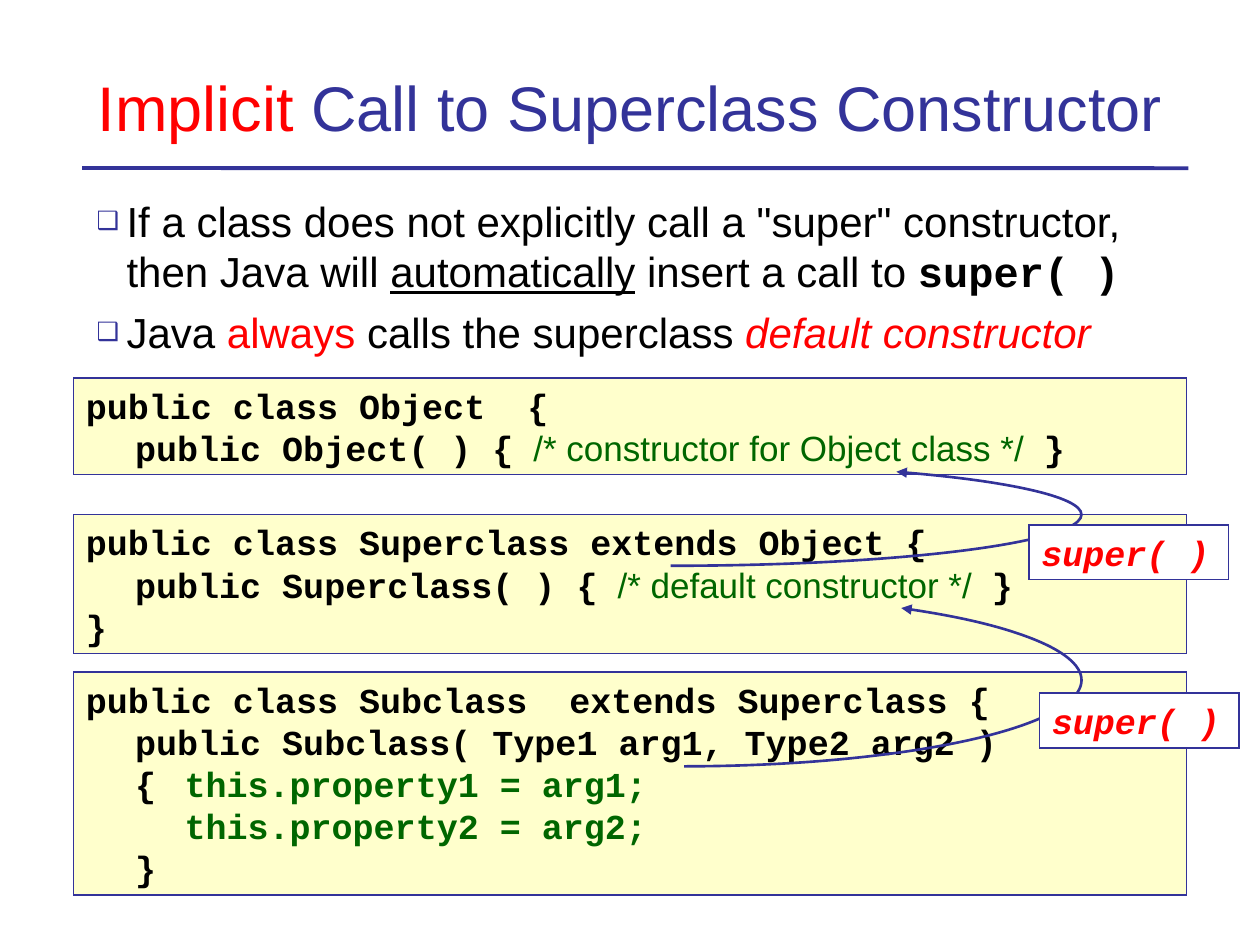
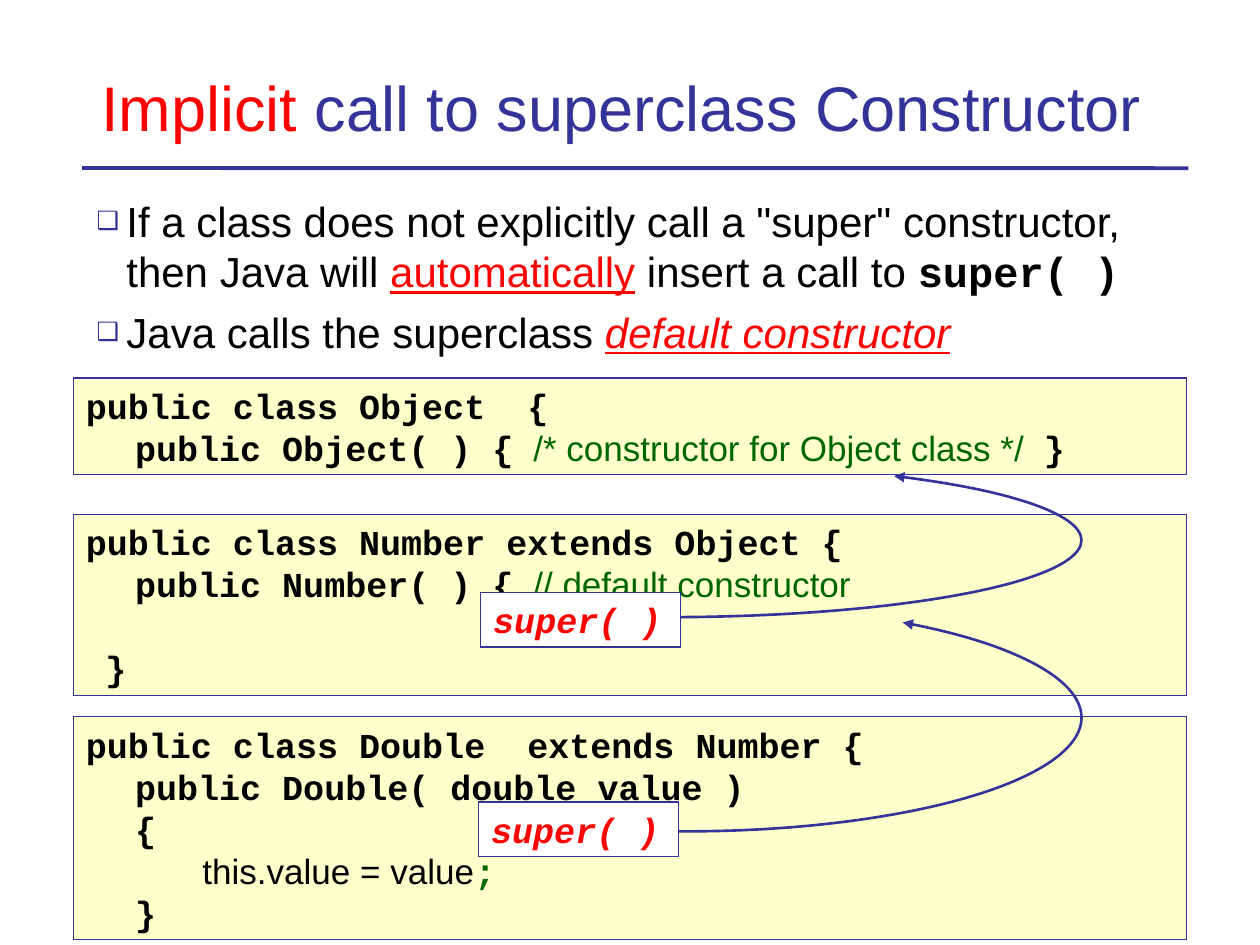
Before and after one commit to skeoop/skeoop.github.io, a slide deck: slide 17 of week4/Inheritance-1-Basics.ppt. Drawn at 1260x945 pixels with LibreOffice and Linux fonts; fonts in the diff are those of the drawing. Boxes give left, top, right and bottom in pixels: in the first picture for what was removed or moved away, otherwise in the second. Text is boxed around its words. In the diff, an @@ line names an element or a change of style, - is before the commit and + after.

```diff
--- a/week4/Inheritance-1-Basics.ppt
+++ b/week4/Inheritance-1-Basics.ppt
@@ title at (101,85,1140,143): text changed @@
-Implicit Call to Superclass Constructor
+Implicit call to superclass Constructor
@@ text at (126,206,1120,296): text colour #000000 to #FF0000 in "automatically" @@
@@ text at (126,317,951,357): text changed; text colour #FF0000 to #000000 @@
-❑ Java always calls the superclass default constructor
+❑ Java calls the superclass default constructor
@@ freeform shape: place and size @@
-freeform shape at (262,464,1081,566)
+freeform shape at (252,464,1081,617)
@@ rectangle "public class Number extends Object ...": place and size @@
-rectangle "public class Number extends Object ..." at (73,514,1186,653)
+rectangle "public class Number extends Object ..." at (73,514,1186,696)
@@ text in rectangle at (86,531,850,605): text changed @@
-public class Superclass extends Object {
-public Superclass( ) { /* default constructor */ }
+public class Number extends Object {
+public Number( ) { // default constructor
@@ rectangle "super( )": place and size @@
-rectangle "super( )" at (1029,525,1228,581)
+rectangle "super( )" at (481,592,680,648)
@@ freeform shape: place and size @@
-freeform shape at (284,593,1081,766)
+freeform shape at (290,604,1081,832)
@@ rectangle "public class Double extends Number ...": place and size @@
-rectangle "public class Double extends Number ..." at (73,672,1186,895)
+rectangle "public class Double extends Number ..." at (73,717,1186,940)
@@ text in rectangle at (86,733,822,890): text changed @@
-public class Subclass extends Superclass {
-public Subclass( Type1 arg1, Type2 arg2 )
-{ this.property1 = arg1;
-this.property2 = arg2;
+public class Double extends Number {
+public Double( double value )
+{
+this.value = value;
@@ rectangle "super( )": place and size @@
-rectangle "super( )" at (1040,693,1239,748)
+rectangle "super( )" at (479,801,678,857)
```
Also in this commit, not shown: 9 other slides changed, 1 slide added.
